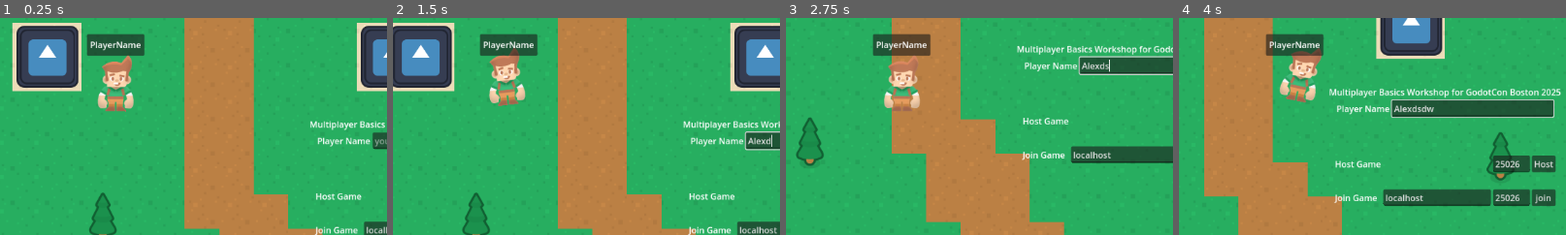
Above: before the commit, frames 1-4 (left to right).
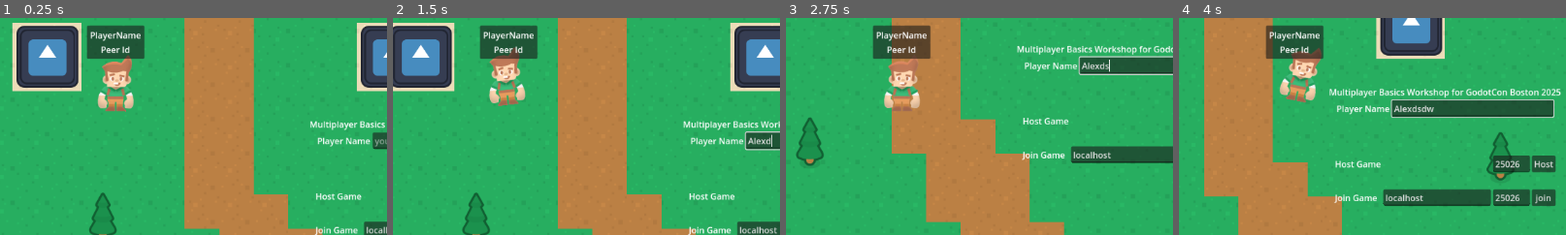
Above: after the commit, the same moments.

Repository: Travh98/MultiplayerBasicsWorkshopGodotCon2025
Game: Godot game, scene res://components/game_tree.tscn
Same seed, same stepped clock (60 frames per second), same inputs: the game is played once before the commit and once after it. The engine's default icon, where the game draws it, is replaced by a stand-in: a white triangle on a blue panel in a dark square.
Inputs (mouse positions are % of the whole screen's width and height, from its top left):
- Up to frame 1 (0.25 s): no input
- Up to frame 2 (1.5 s): click (94, 61) at 0.52 s; type "Alex" at 0.6 s; hold D (move_right) from 1.28 s (still down)
- Up to frame 3 (2.75 s): release D (move_right) at 2.03 s; hold S (move_down) from 2.03 s (still down)
- Up to frame 4 (4 s): release S (move_down) at 2.78 s; hold D (move_right) 2.78-3.53 s; hold W (move_up) from 3.53 s (still down)
The pictures show only the part of the screen within x 35-85%, y 33-83%; the shares and areas given below are measured in that part.

The runs differ from the first frame. In frame 1, 1.4% of the frame differs, in the area x 22-38%, y 3-19%; in frame 2, 1.4%; in frame 3, 1.4%; in frame 4, 1.4%.

Commit message:
Update player peer id label

Diff:
--- a/entities/player.tscn
+++ b/entities/player.tscn
@@ -5,6 +5,33 @@
 
 [sub_resource type="CircleShape2D" id="CircleShape2D_wwbr7"]
 radius = 29.0
+
+[sub_resource type="Animation" id="Animation_e4p34"]
+length = 0.001
+tracks/0/type = "value"
+tracks/0/imported = false
+tracks/0/enabled = true
+tracks/0/path = NodePath("Sprite2D:position")
+tracks/0/interp = 1
+tracks/0/loop_wrap = true
+tracks/0/keys = {
+"times": PackedFloat32Array(0),
+"transitions": PackedFloat32Array(1),
+"update": 0,
+"values": [Vector2(0, -26)]
+}
+tracks/1/type = "value"
+tracks/1/imported = false
+tracks/1/enabled = true
+tracks/1/path = NodePath("Sprite2D:rotation")
+tracks/1/interp = 1
+tracks/1/loop_wrap = true
+tracks/1/keys = {
+"times": PackedFloat32Array(0),
+"transitions": PackedFloat32Array(1),
+"update": 0,
+"values": [0.0]
+}
 
 [sub_resource type="Animation" id="Animation_b0kkn"]
 resource_name = "idle"
@@ -33,33 +60,6 @@
 "transitions": PackedFloat32Array(1, 1, 1),
 "update": 0,
 "values": [0.0, 0.0523599, 0.0]
-}
-
-[sub_resource type="Animation" id="Animation_e4p34"]
-length = 0.001
-tracks/0/type = "value"
-tracks/0/imported = false
-tracks/0/enabled = true
-tracks/0/path = NodePath("Sprite2D:position")
-tracks/0/interp = 1
-tracks/0/loop_wrap = true
-tracks/0/keys = {
-"times": PackedFloat32Array(0),
-"transitions": PackedFloat32Array(1),
-"update": 0,
-"values": [Vector2(0, -26)]
-}
-tracks/1/type = "value"
-tracks/1/imported = false
-tracks/1/enabled = true
-tracks/1/path = NodePath("Sprite2D:rotation")
-tracks/1/interp = 1
-tracks/1/loop_wrap = true
-tracks/1/keys = {
-"times": PackedFloat32Array(0),
-"transitions": PackedFloat32Array(1),
-"update": 0,
-"values": [0.0]
 }
 
 [sub_resource type="Animation" id="Animation_rfe5m"]
@@ -122,9 +122,9 @@
 
 [node name="PanelContainer" type="PanelContainer" parent="."]
 offset_left = -54.0
-offset_top = -106.0
+offset_top = -122.0
 offset_right = 53.0
-offset_bottom = -66.0
+offset_bottom = -60.0
 
 [node name="MarginContainer" type="MarginContainer" parent="PanelContainer"]
 layout_mode = 2
@@ -133,6 +133,15 @@
 theme_override_constants/margin_right = 6
 theme_override_constants/margin_bottom = 6
 
-[node name="PlayerNameLabel" type="Label" parent="PanelContainer/MarginContainer"]
+[node name="VBoxContainer" type="VBoxContainer" parent="PanelContainer/MarginContainer"]
+layout_mode = 2
+
+[node name="PlayerNameLabel" type="Label" parent="PanelContainer/MarginContainer/VBoxContainer"]
 layout_mode = 2
 text = "PlayerName"
+horizontal_alignment = 1
+
+[node name="PeerIdLabel" type="Label" parent="PanelContainer/MarginContainer/VBoxContainer"]
+layout_mode = 2
+text = "Peer Id"
+horizontal_alignment = 1
--- a/entities/player_controller.gd
+++ b/entities/player_controller.gd
@@ -5,7 +5,9 @@
 
 @onready var player: CharacterBody2D = $".."
 @onready var anim_player: AnimationPlayer = $"../AnimationPlayer"
-@onready var player_name_label: Label = $"../PanelContainer/MarginContainer/PlayerNameLabel"
+@onready var player_name_label: Label = $"../PanelContainer/MarginContainer/VBoxContainer/PlayerNameLabel"
+@onready var peer_id_label: Label = $"../PanelContainer/MarginContainer/VBoxContainer/PeerIdLabel"
+
 
 ## Speed of the player in pixels per second
 @export var speed: float = 200.0
